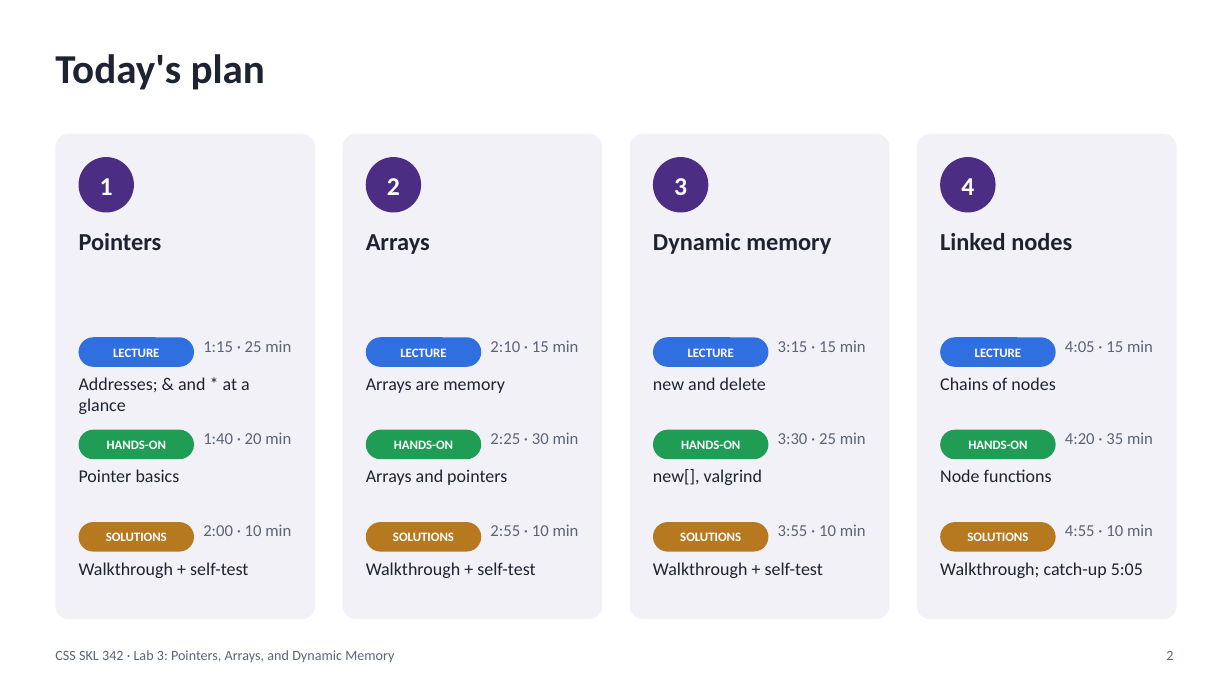
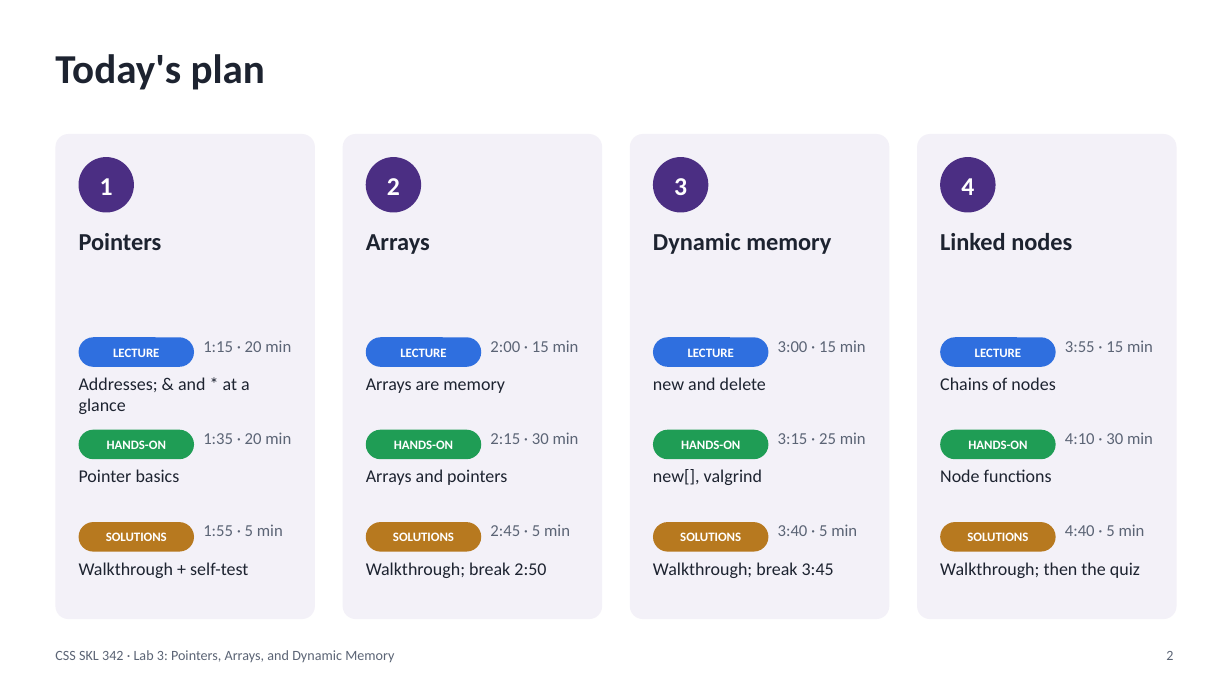
Before and after one commit to myuwbclasses/CSSSKL-342, a slide deck: slide 2 of Lab3/Lab3-Slides.pptx. Drawn at 1232x693 pixels with LibreOffice and Linux fonts; fonts in the diff are those of the drawing. Boxes give left, top, right and bottom in pixels: in the first picture for what was removed or moved away, otherwise in the second. Text is boxed around its words. In the diff, an @@ line names an element or a change of style, - is before the commit and + after.

```diff
--- a/Lab3/Lab3-Slides.pptx
+++ b/Lab3/Lab3-Slides.pptx
@@ text at [203,340,291,352]: text changed @@
-1:15 · 25 min
+1:15 · 20 min
@@ text at [490,340,579,352]: text changed @@
-2:10 · 15 min
+2:00 · 15 min
@@ text at [778,340,866,352]: text changed @@
-3:15 · 15 min
+3:00 · 15 min
@@ text at [1065,340,1153,352]: text changed @@
-4:05 · 15 min
+3:55 · 15 min
@@ text at [203,432,291,444]: text changed @@
-1:40 · 20 min
+1:35 · 20 min
@@ text at [490,432,579,444]: text changed @@
-2:25 · 30 min
+2:15 · 30 min
@@ text at [778,432,866,444]: text changed @@
-3:30 · 25 min
+3:15 · 25 min
@@ text at [1065,432,1153,444]: text changed @@
-4:20 · 35 min
+4:10 · 30 min
@@ text at [203,524,283,536]: text changed @@
-2:00 · 10 min
+1:55 · 5 min
@@ text at [490,524,570,536]: text changed @@
-2:55 · 10 min
+2:45 · 5 min
@@ text at [778,524,857,536]: text changed @@
-3:55 · 10 min
+3:40 · 5 min
@@ text at [1065,524,1145,536]: text changed @@
-4:55 · 10 min
+4:40 · 5 min
@@ text at [366,562,546,578]: text changed @@
-Walkthrough + self-test
+Walkthrough; break 2:50
@@ text at [653,562,834,578]: text changed @@
-Walkthrough + self-test
+Walkthrough; break 3:45
@@ text at [940,562,1140,578]: text changed @@
-Walkthrough; catch-up 5:05
+Walkthrough; then the quiz
```
Also in this commit, not shown: 14 other slides changed, 3 slides added, 2 slides removed, 47 other files.
